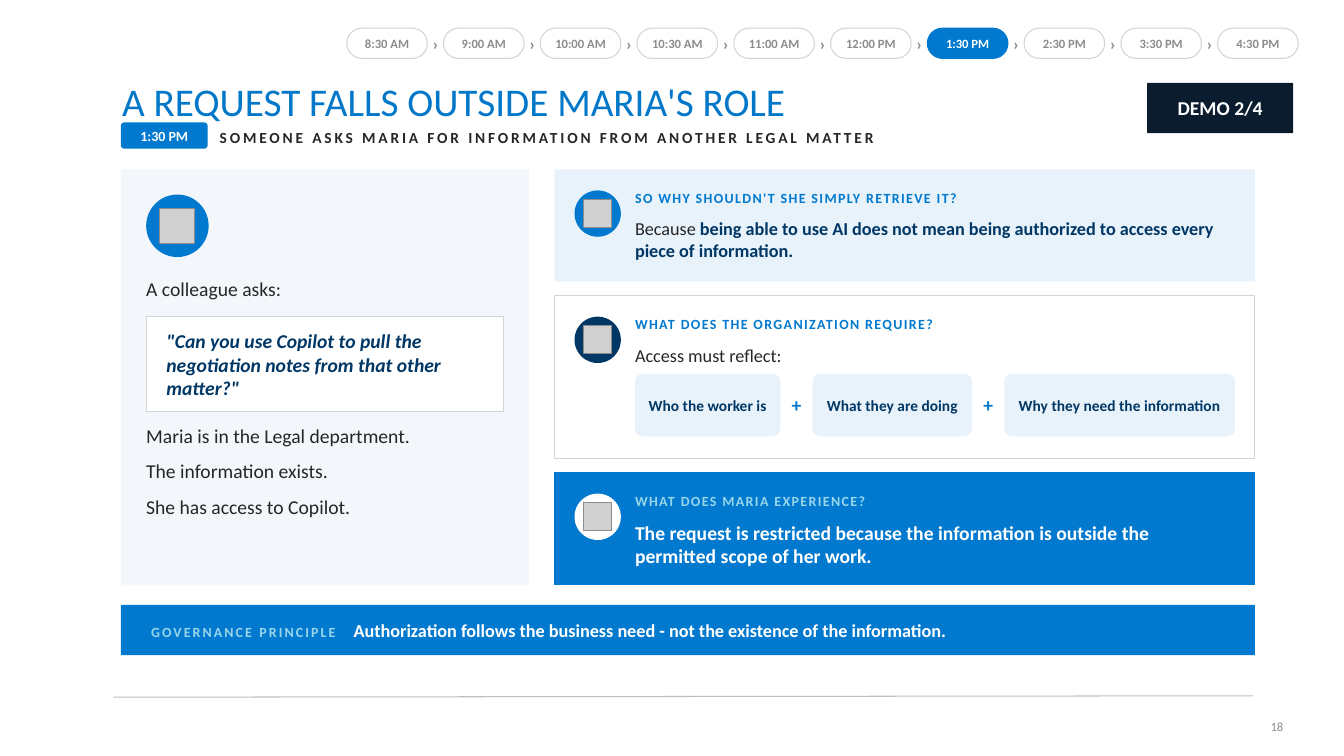
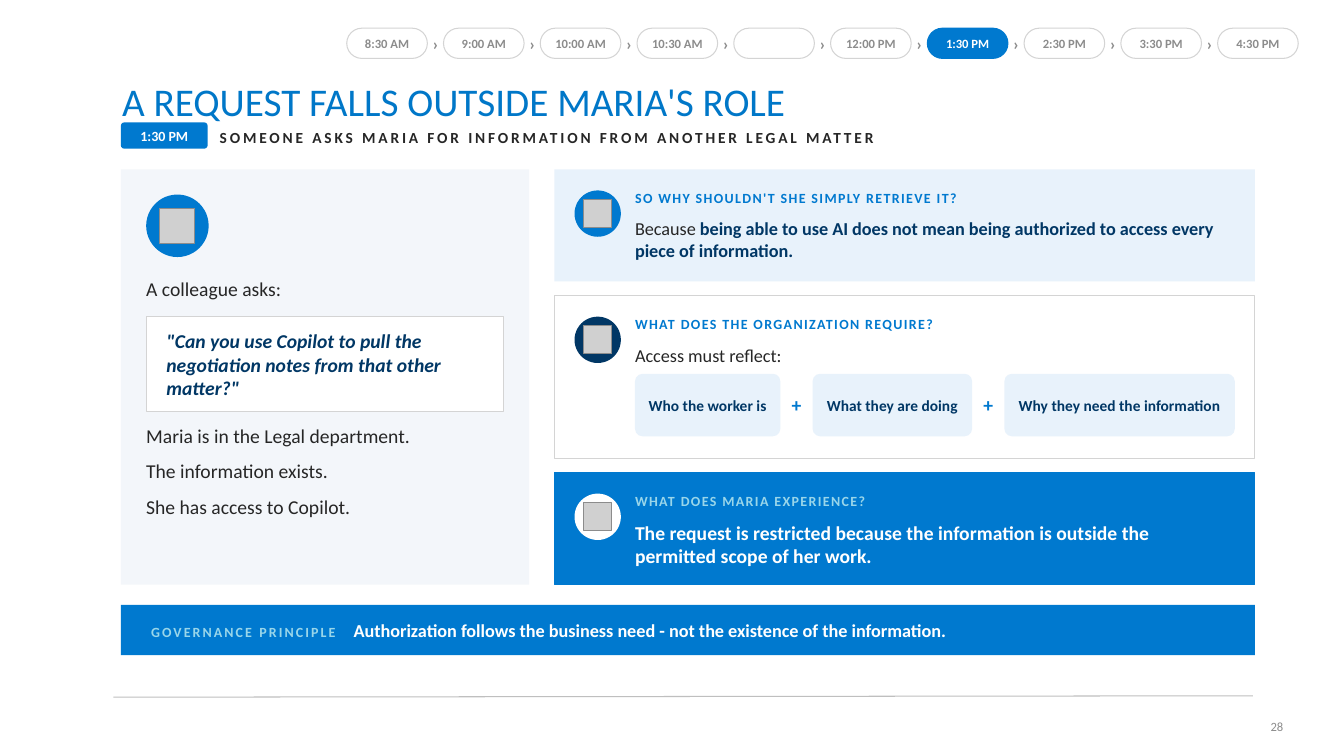
Before and after one commit to gauthiii/bhuc, a slide deck: slide 28 of Workshop_09_24.pptx (slide 18 before the commit). Drawn at 1344x756 pixels with LibreOffice and Linux fonts; fonts in the diff are those of the drawing; grey boxes stand for pictures. Boxes give left, top, right and bottom in pixels: in the first picture for what was removed or moved away, otherwise in the second. Text is boxed around its words. In the diff, an @@ line names an element or a change of style, - is before the commit and + after.

```diff
--- a/Workshop_09_24.pptx
+++ b/Workshop_09_24.pptx
@@ text in rounded rectangle at (749,40,800,48): text removed @@
-11:00 AM
@@ rectangle removed at (1147,83,1294,133) @@
@@ text removed at (1178,101,1262,116) @@
-DEMO 2/4
```
Also in this commit, not shown: 7 other slides changed, 12 slides added, 1 slide removed, 3 other files.
